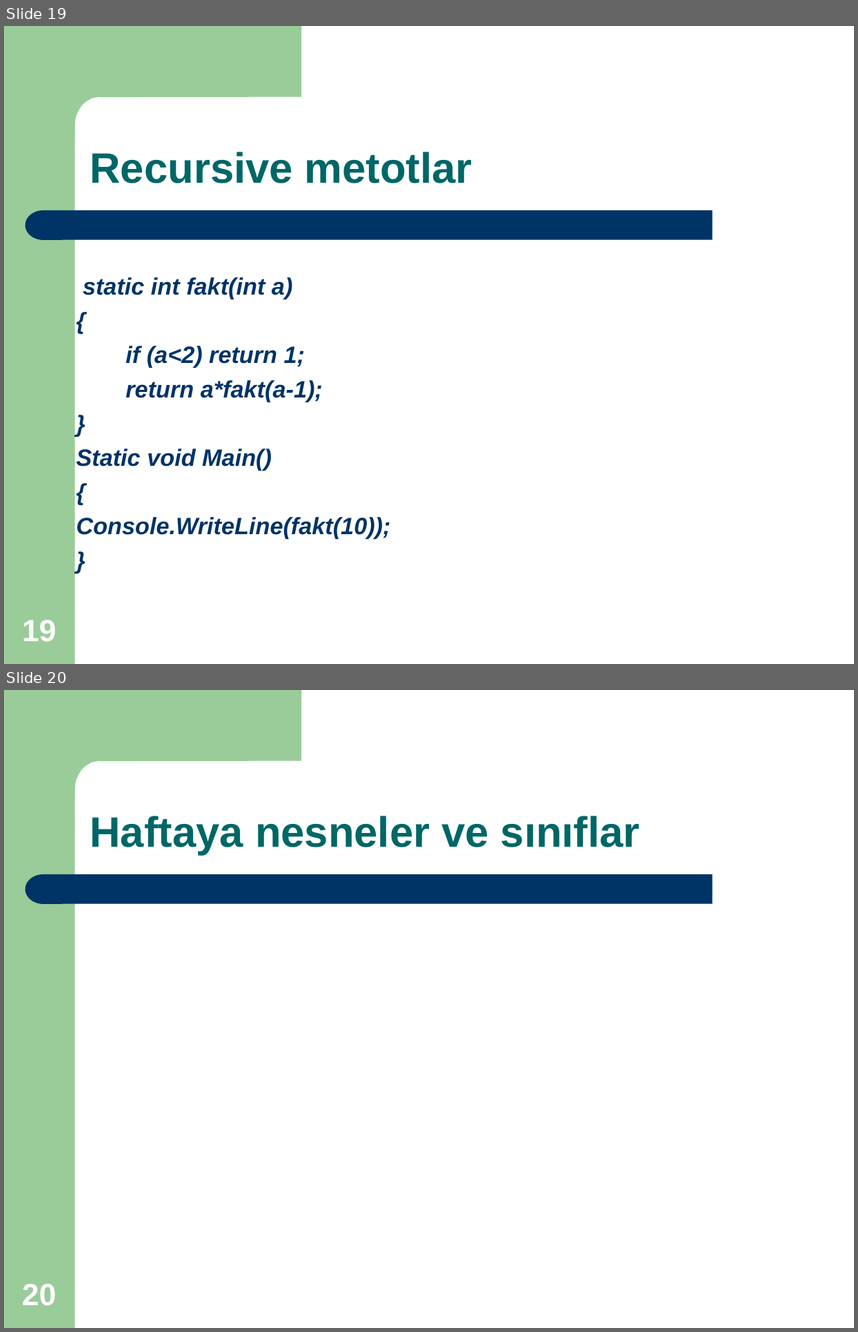
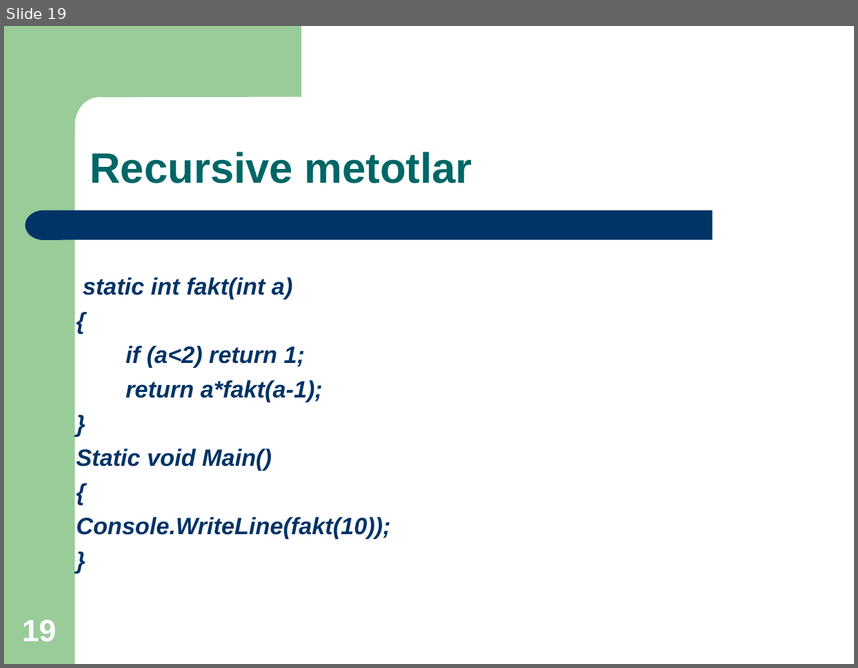
Before and after one commit to gmihran/DijitalOyunlar2020, a slide deck: Hafta3 C# Metotlar.ppt. Shown one above the other, each under a label of ours: slides 19 and 20 before the commit, slide 19 after it. The pictures are 858x1332 and 858x668 pixels, drawn with LibreOffice and Linux fonts; fonts in the diff are those of the drawing. Boxes give left, top, right and bottom in pixels: in the first picture for what was removed or moved away, otherwise in the second. Text is boxed around its words. In the diff, an @@ line names an element or a change of style, - is before the commit and + after.

```diff
--- a/Hafta3 C# Metotlar.ppt
+++ b/Hafta3 C# Metotlar.ppt
@@ slide 20 removed at [4, 690, 854, 1328], background #FFFFFF; not listed: 4 template elements that a slide beside it also shows @@
@@ text removed at [90, 816, 640, 854] @@
-Haftaya nesneler ve sınıflar
@@ page number removed at [22, 1283, 56, 1305] @@
-20
```
Also in this commit, not shown: 4 slides changed.
